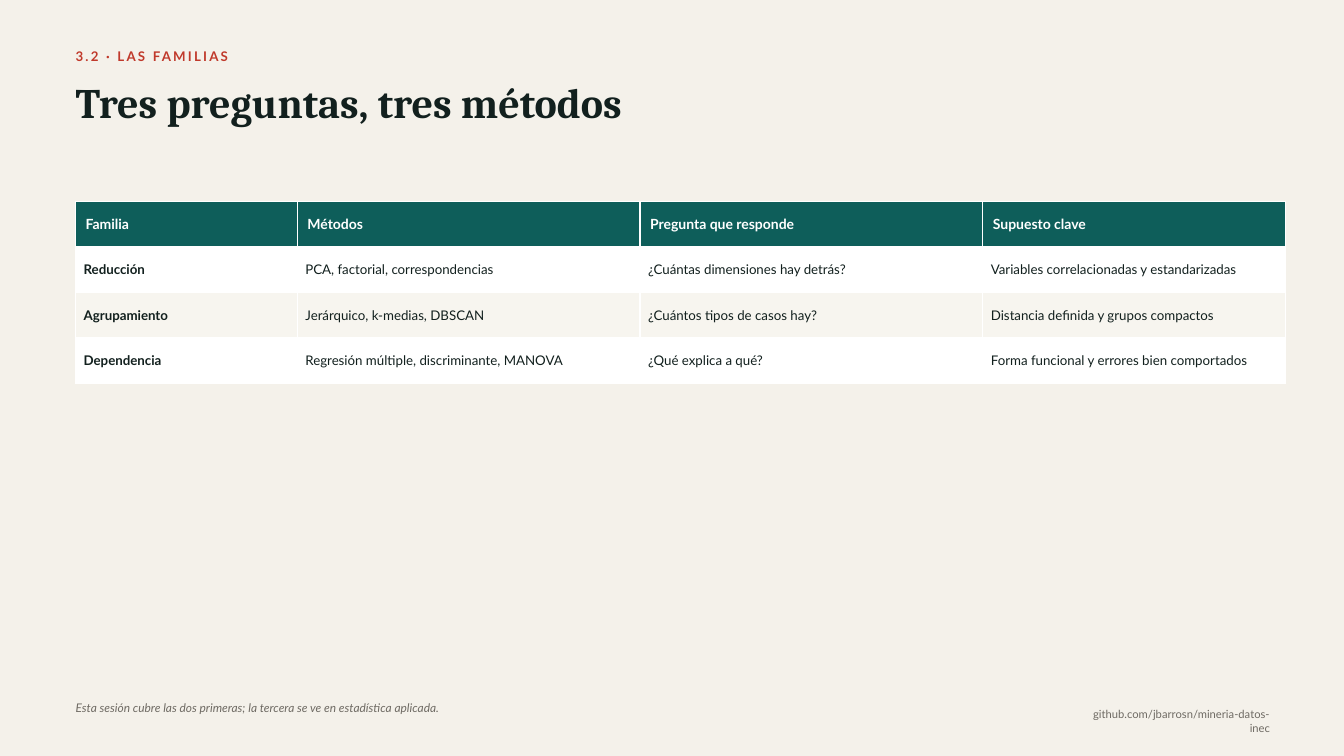
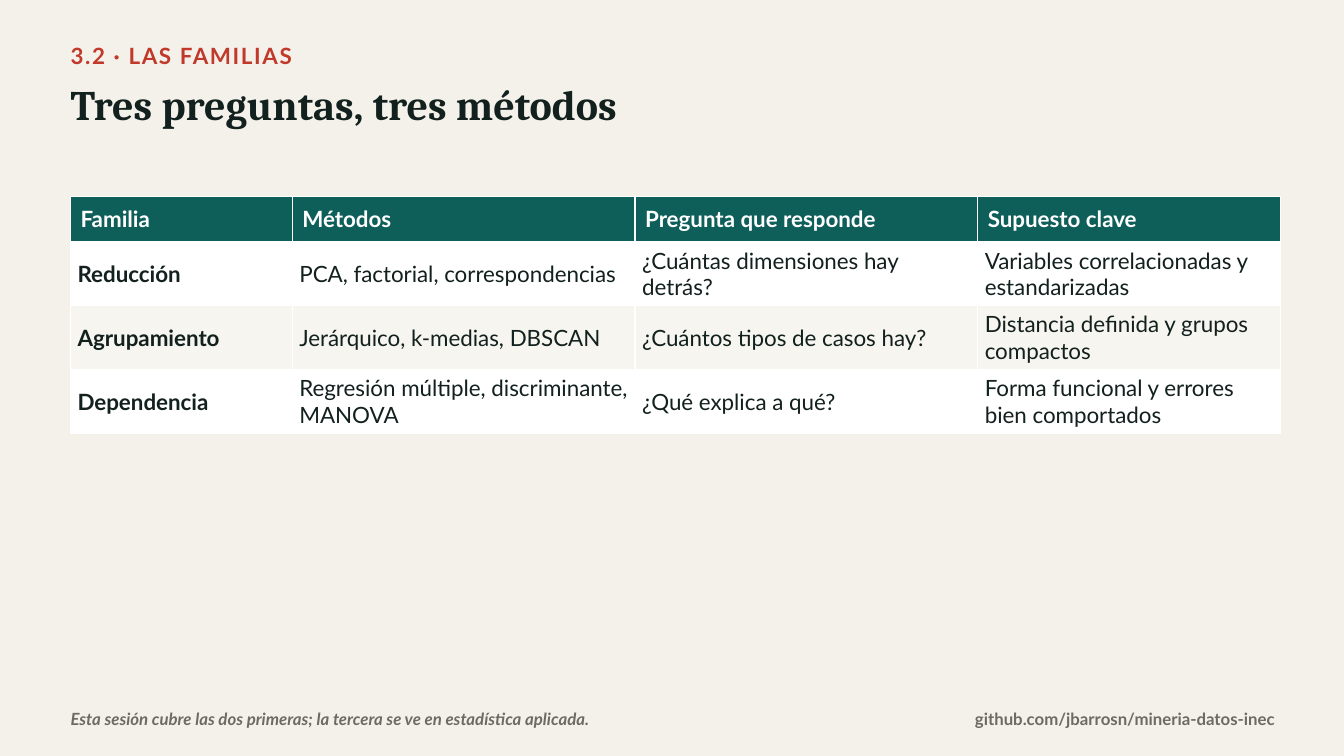
Before and after one commit to jbarrosn/mineria-datos-inec, a slide deck: slide 4 of docs/diapositivas/02_multivariante.pptx. Drawn at 1344x756 pixels with LibreOffice and Linux fonts; fonts in the diff are those of the drawing. Boxes give left, top, right and bottom in pixels: in the first picture for what was removed or moved away, otherwise in the second. Text is boxed around its words. In the diff, an @@ line names an element or a change of style, - is before the commit and + after.

```diff
--- a/docs/diapositivas/02_multivariante.pptx
+++ b/docs/diapositivas/02_multivariante.pptx
@@ text "3.2 · LAS FAMILIAS" at [71,47,292,64]: size 9.5 to 16 pt, letter spacing 1.6 to 1.2 pt @@
@@ text "Tres preguntas, tres métodos" at [71,90,617,130]: line spacing 0.98 to 0.95 @@
@@ table at [71,197,1280,431] @@
@@ size 10 to 16 pt in "Familia", "Métodos", "Pregunta que responde", "Supuesto clave" @@
@@ size 9.5 to 16 pt in "Reducción", "PCA, factorial, correspondencias", "¿Cuántas dimensiones hay detrás?", "Variables correlacionadas y estandarizadas" and 8 more places @@
@@ table: place and size @@
-table at [76,202,1286,383]
+table at [71,197,1280,431]
@@ text "Esta sesión cubre las dos ...": place and size @@
-text "Esta sesión cubre las dos ..." at [76,703,439,714]
+text "Esta sesión cubre las dos ..." at [71,712,589,728]
@@ text "Esta sesión cubre las dos ..." at [71,712,589,728]: size 8.5 to 12 pt, bold on @@
@@ text "github.com/jbarrosn/mineria-datos-inec": place and size @@
-text "github.com/jbarrosn/mineria-datos-inec" at [1093,710,1270,732]
+text "github.com/jbarrosn/mineria-datos-inec" at [975,712,1275,728]
@@ text "github.com/jbarrosn/mineria-datos-inec" at [975,712,1275,728]: size 8 to 12 pt, bold on @@
```
Also in this commit, not shown: 11 other slides changed, 5 other files.
